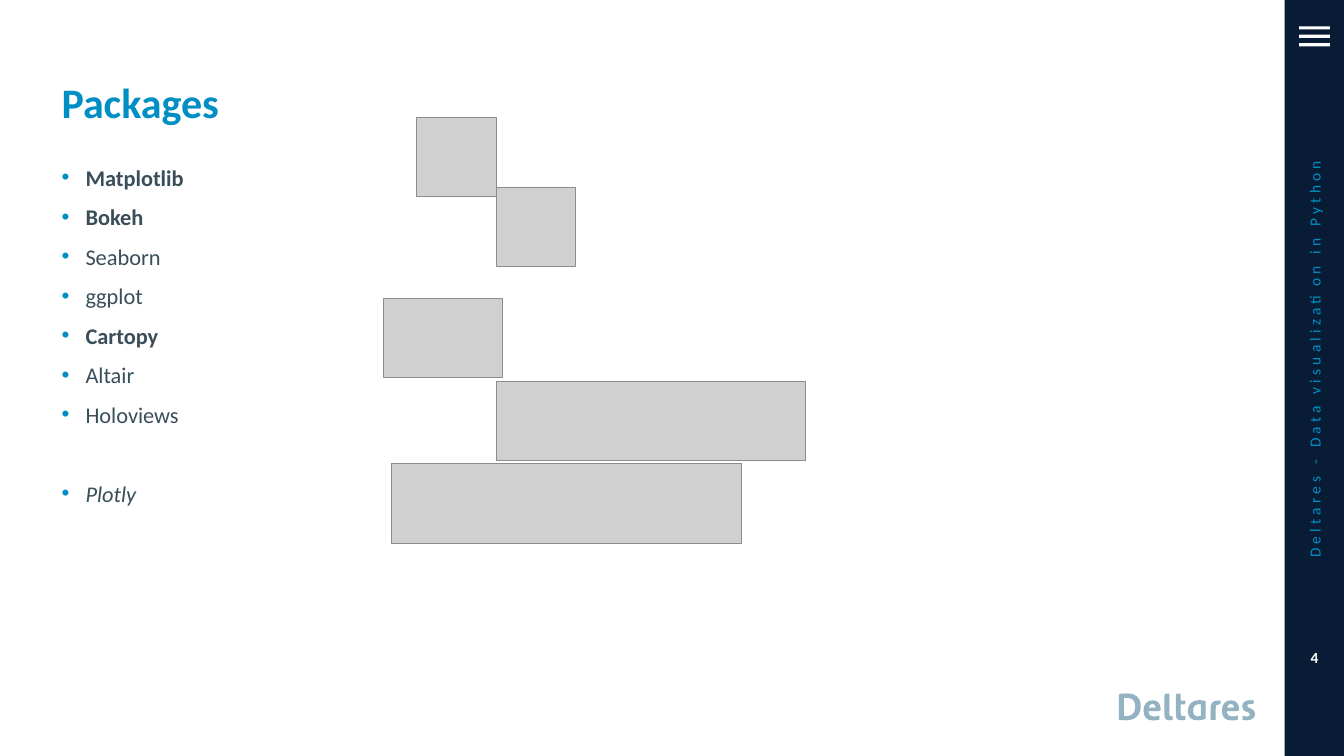
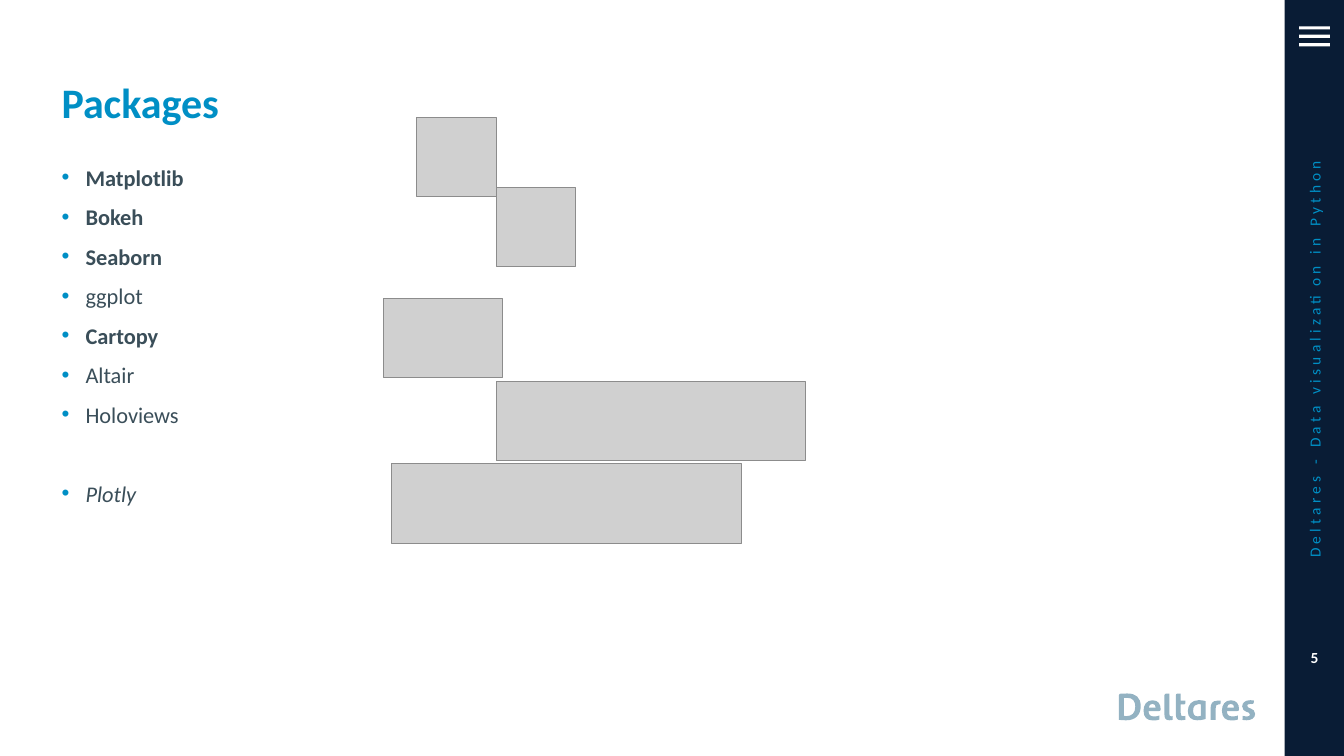
Before and after one commit to openearth/et-pizza-courses, a slide deck: slide 5 of 3. Visualizations/presentations/Pizzacourse Python data visualization 09-07-2019.pptx (slide 4 before the commit). Drawn at 1344x756 pixels with LibreOffice and Linux fonts; fonts in the diff are those of the drawing; grey boxes stand for pictures; background and template pictures are left out. Boxes give left, top, right and bottom in pixels: in the first picture for what was removed or moved away, otherwise in the second. Text is boxed around its words. In the diff, an @@ line names an element or a change of style, - is before the commit and + after.

```diff
--- a/3. Visualizations/presentations/Pizzacourse Python data visualization 09-07-2019.pptx
+++ b/3. Visualizations/presentations/Pizzacourse Python data visualization 09-07-2019.pptx
@@ text at box(86, 249, 163, 265): bold on in "Seaborn" @@
@@ page number at box(1311, 653, 1319, 663): text changed @@
-4
+5
```
Also in this commit, not shown: 1 slide added, 5 other files.
